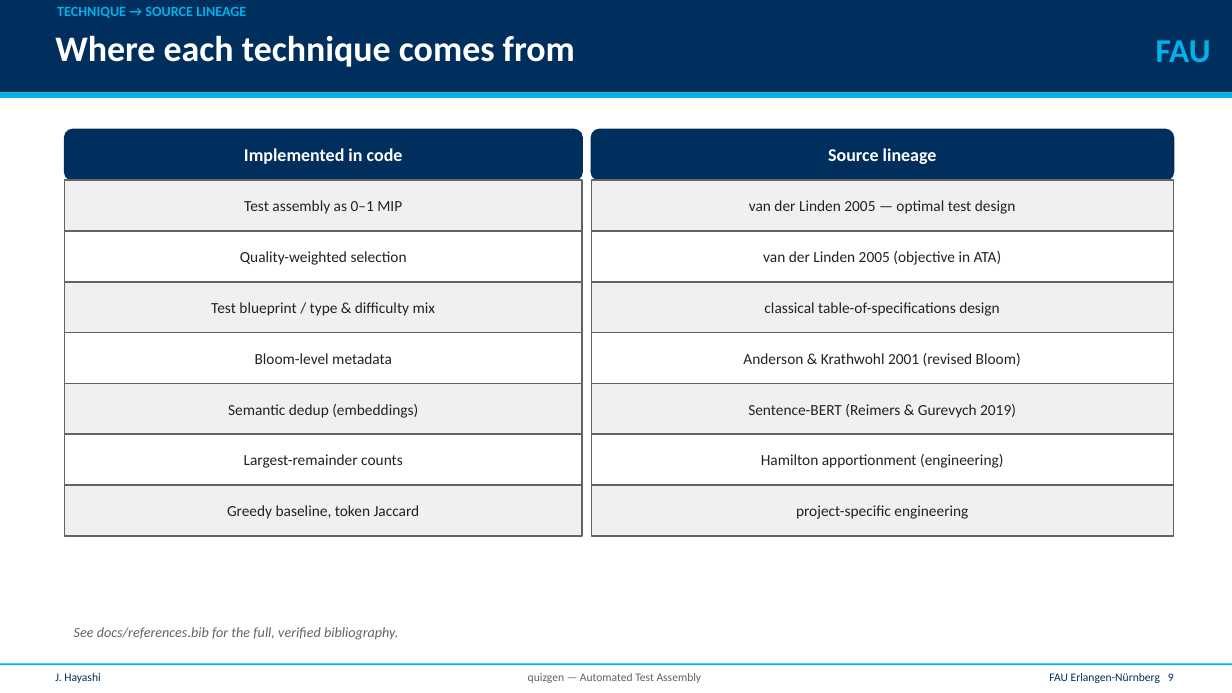
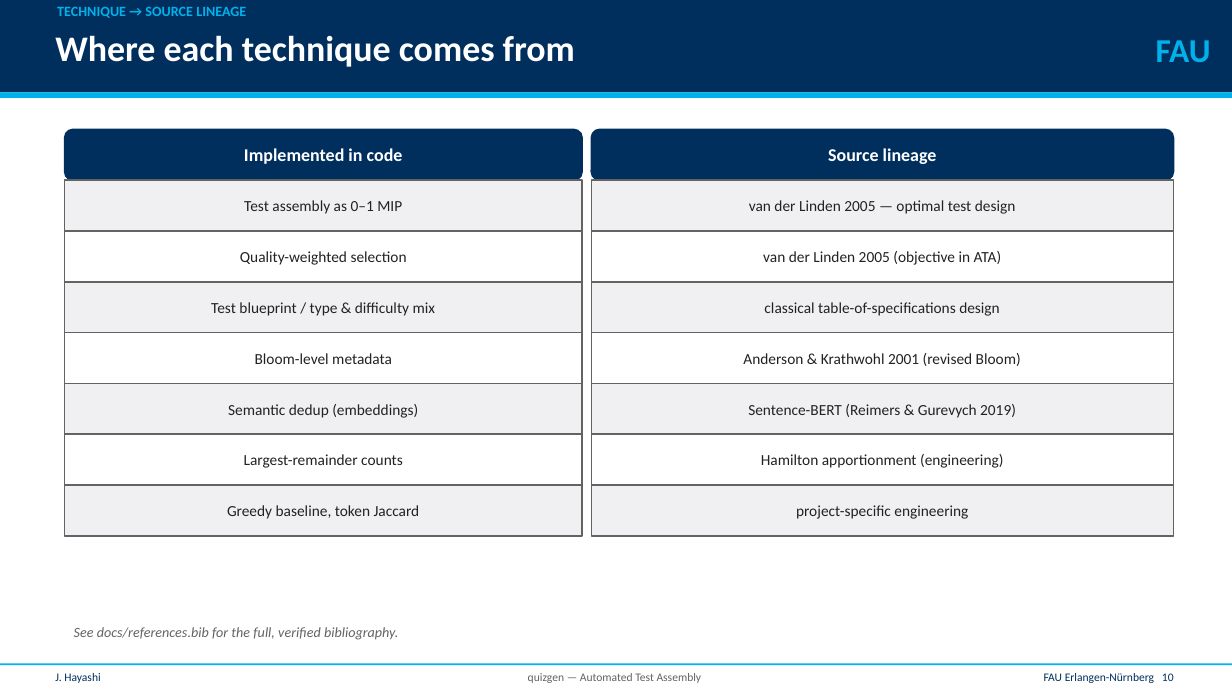
Before and after one commit to Jiniku/Masterthesis, a slide deck: slide 11 of docs/quizgen_slides.pptx (slide 10 before the commit). Drawn at 1232x693 pixels with LibreOffice and Linux fonts; fonts in the diff are those of the drawing. Boxes give left, top, right and bottom in pixels: in the first picture for what was removed or moved away, otherwise in the second. Text is boxed around its words. In the diff, an @@ line names an element or a change of style, - is before the commit and + after.

```diff
--- a/docs/quizgen_slides.pptx
+++ b/docs/quizgen_slides.pptx
@@ text at [1044,673,1174,683]: text changed @@
-FAU Erlangen-Nürnberg 9
+FAU Erlangen-Nürnberg 10
```
Also in this commit, not shown: 3 other slides changed, 1 slide added, 3 other files.
